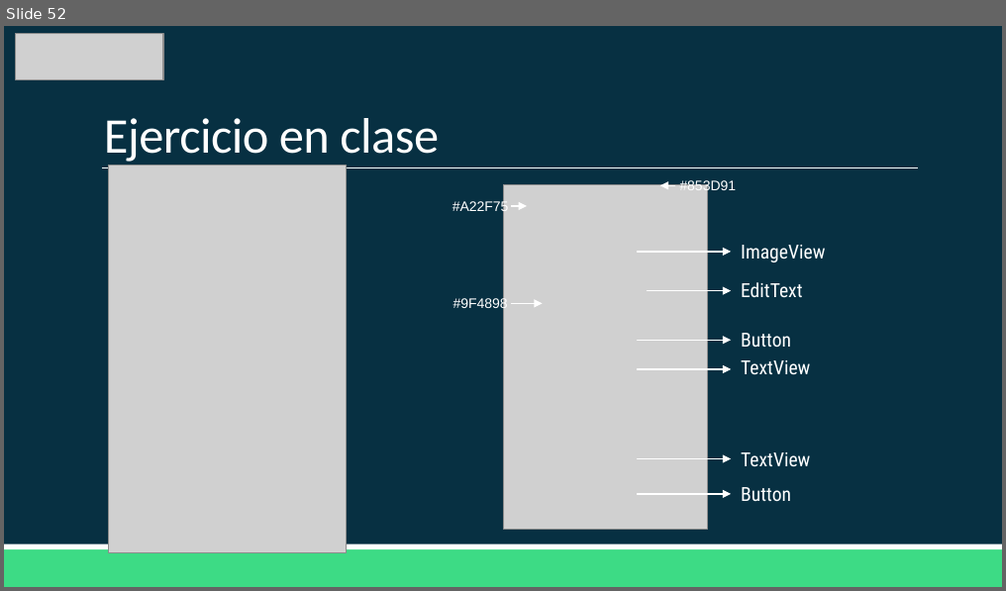
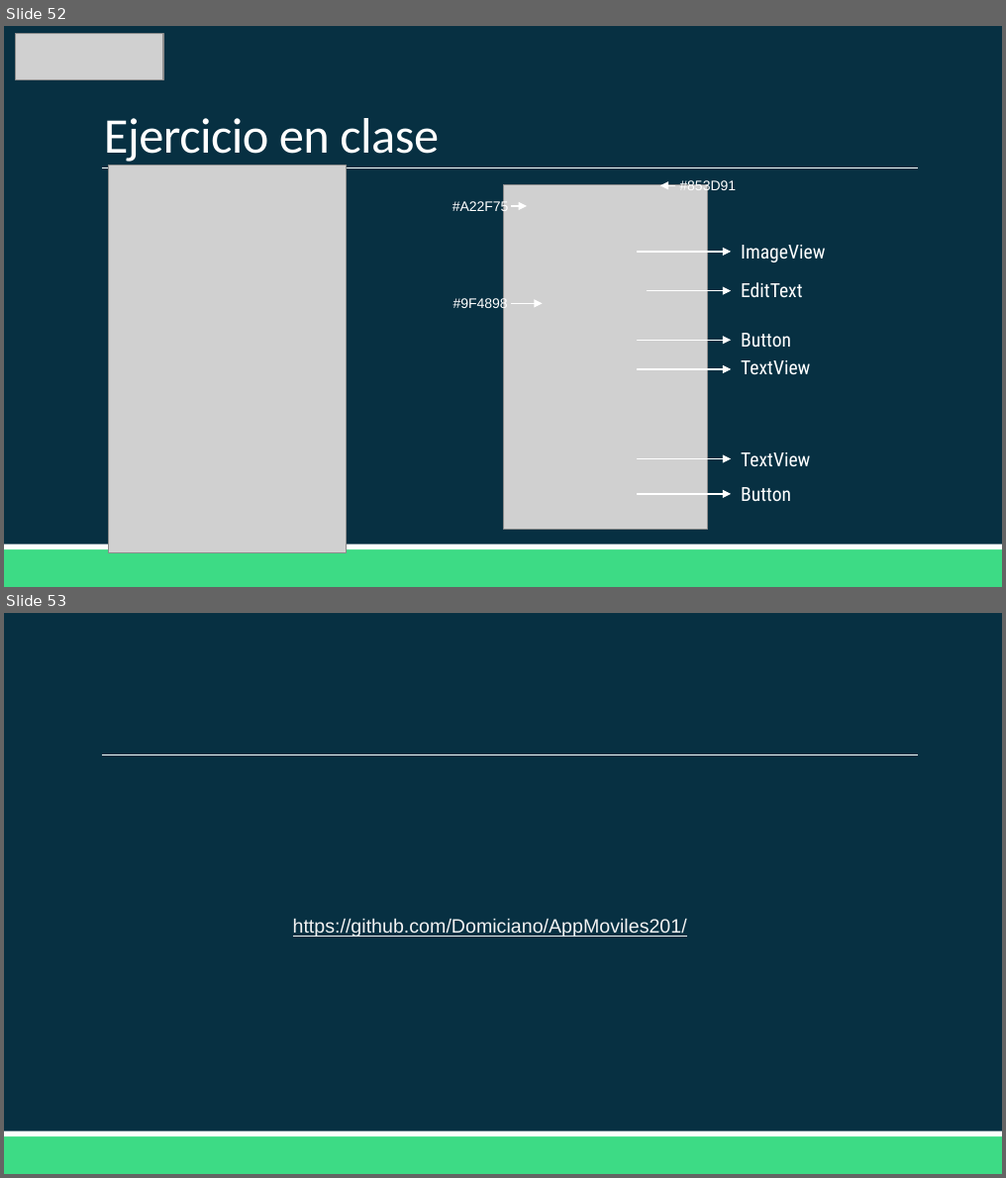
Before and after one commit to Domiciano/AppMoviles201, a slide deck: Clase1/Clase 1.pptx. Shown one above the other, each under a label of ours: slide 52 before the commit, slides 52 and 53 after it. The pictures are 1006x591 and 1006x1178 pixels, drawn with LibreOffice and Linux fonts; fonts in the diff are those of the drawing; grey boxes stand for pictures. Boxes give left, top, right and bottom in pixels: in the first picture for what was removed or moved away, otherwise in the second. Text is boxed around its words. In the diff, an @@ line names an element or a change of style, - is before the commit and + after.

```diff
--- a/Clase1/Clase 1.pptx
+++ b/Clase1/Clase 1.pptx
@@ slide 53 added at [4,613,1002,1174], background #073042; not listed: 3 template elements that a slide beside it also shows @@
@@ text added at [293,918,687,937], 14 pt, text #F2F2F2, underline @@
+https://github.com/Domiciano/AppMoviles201/
```
Also in this commit, not shown: 1 slide changed, 2 other files.
